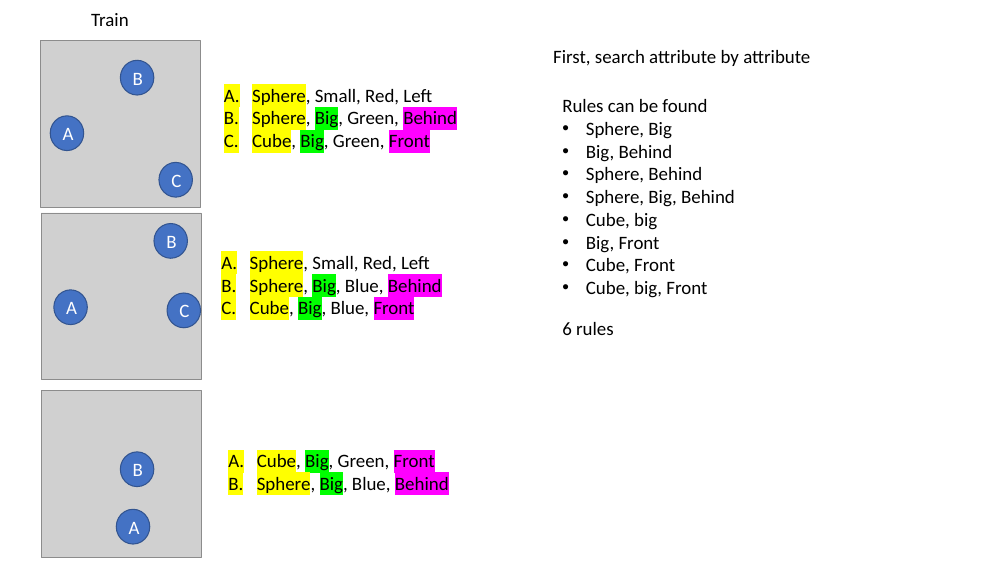
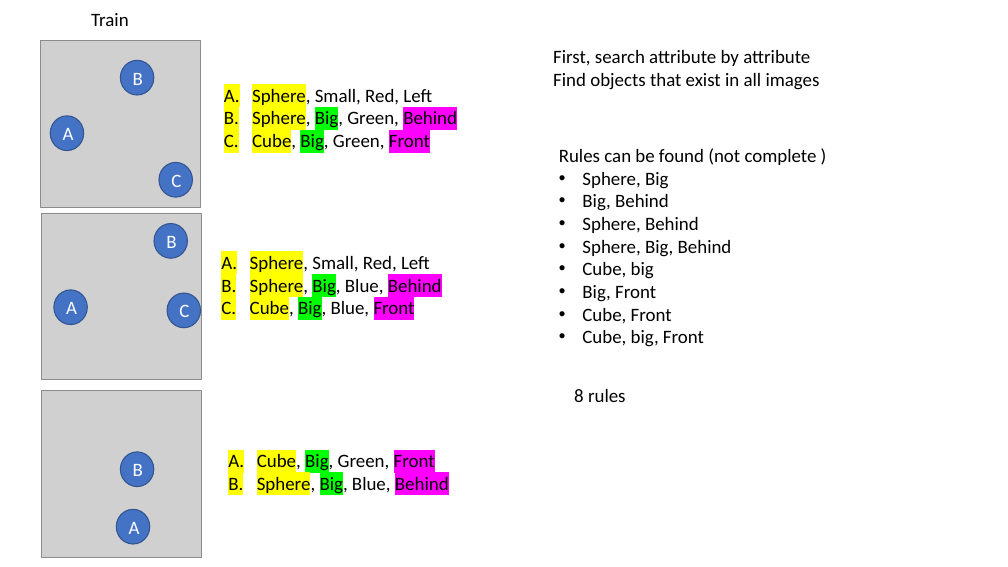
Before and after one commit to akweury/nsai_note, a slide deck: slide 15 of spatial_relation_vector.pptx. Drawn at 1008x567 pixels with LibreOffice and Linux fonts; fonts in the diff are those of the drawing; grey boxes stand for pictures. Boxes give left, top, right and bottom in pixels: in the first picture for what was removed or moved away, otherwise in the second. Text is boxed around its words. In the diff, an @@ line names an element or a change of style, - is before the commit and + after.

Commit message:
update slides

```diff
--- a/spatial_relation_vector.pptx
+++ b/spatial_relation_vector.pptx
@@ text at bbox=[553, 73, 820, 90]: paragraph added @@
+Find objects that exist in all images
@@ text "Rules can be found (not ...": place and size @@
-text "Rules can be found (not ..." at bbox=[562, 99, 735, 298]
+text "Rules can be found (not ..." at bbox=[559, 148, 817, 347]
@@ text at bbox=[559, 148, 817, 165]: text changed @@
-Rules can be found
+Rules can be found (not complete )
@@ text at bbox=[574, 389, 626, 402]: text changed @@
-6 rules
+8 rules
```
Also in this commit, not shown: 1 other slide changed, 1 slide removed, 3 other files.
